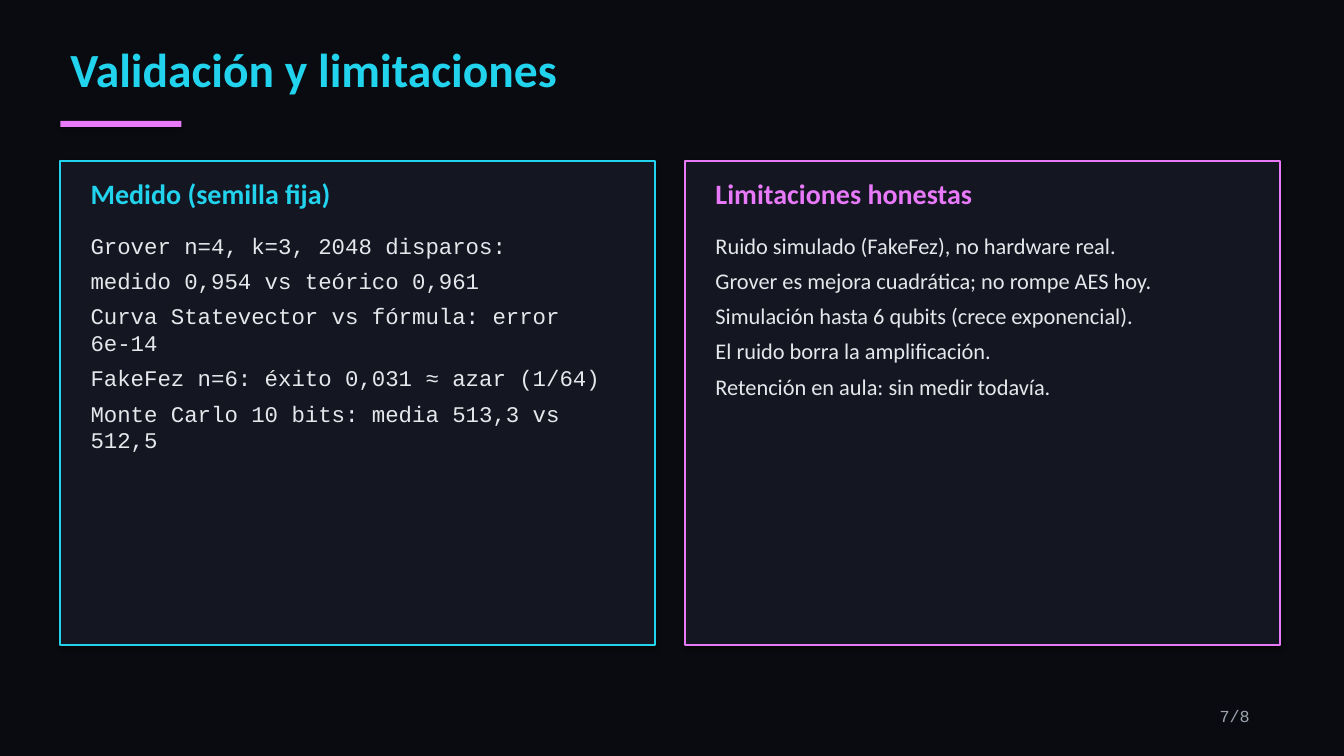
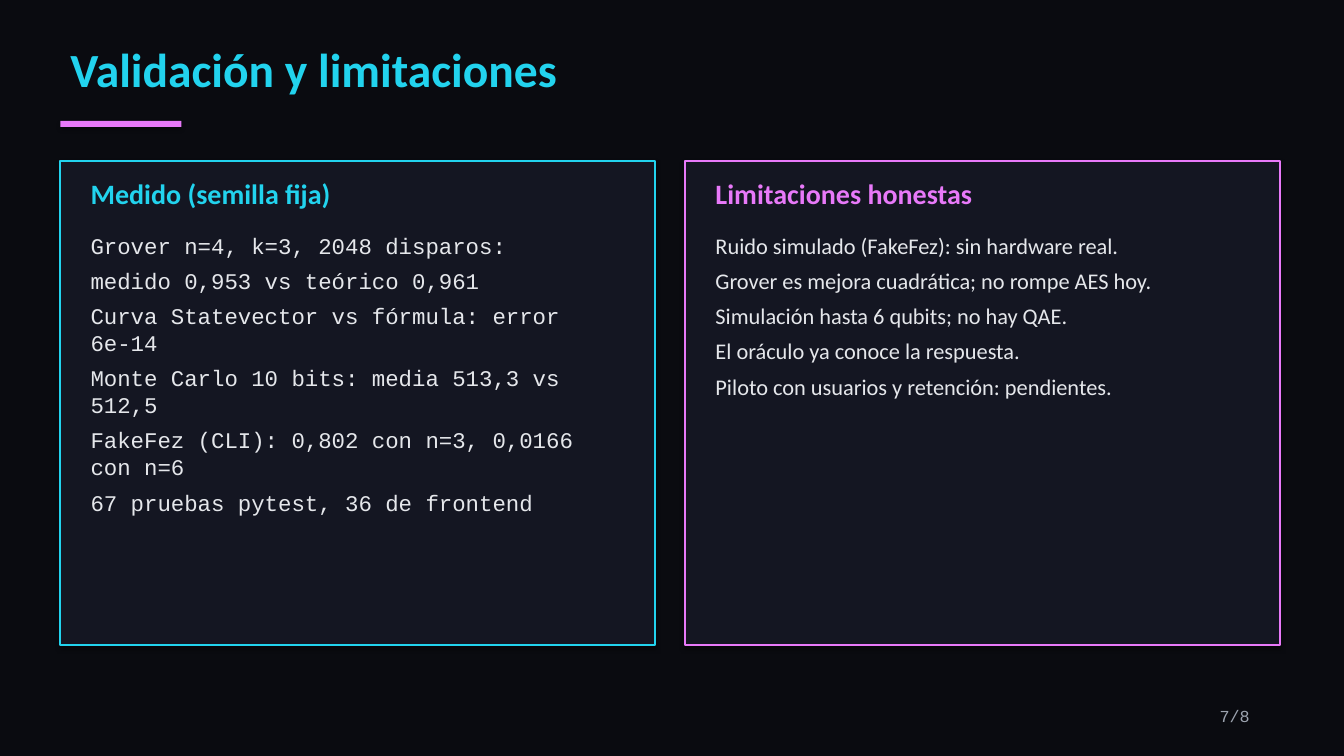
Before and after one commit to LeonardoShande/QubitGuard, a slide deck: slide 7 of pitch/QubitGuard_pitch.pptx. Drawn at 1344x756 pixels with LibreOffice and Linux fonts; fonts in the diff are those of the drawing. Boxes give left, top, right and bottom in pixels: in the first picture for what was removed or moved away, otherwise in the second. Text is boxed around its words. In the diff, an @@ line names an element or a change of style, - is before the commit and + after.

Commit message:
docs: README completo (problema, uso, librerías y funciones, arquitectura, hardware IBM, CasaOS, resultados, referencias) y pitch actualizado

```diff
--- a/pitch/QubitGuard_pitch.pptx
+++ b/pitch/QubitGuard_pitch.pptx
@@ text at (715, 238, 1118, 257): text changed @@
-Ruido simulado (FakeFez), no hardware real.
+Ruido simulado (FakeFez): sin hardware real.
@@ text at (91, 273, 479, 293): text changed @@
-medido 0,954 vs teórico 0,961
+medido 0,953 vs teórico 0,961
@@ text at (715, 308, 1067, 363): text changed @@
-Simulación hasta 6 qubits (crece exponencial).
-El ruido borra la amplificación.
-Retención en aula: sin medir todavía.
+Simulación hasta 6 qubits; no hay QAE.
+El oráculo ya conoce la respuesta.
+Piloto con usuarios y retención: pendientes.
@@ text at (91, 370, 599, 391): paragraph removed @@
-FakeFez n=6: éxito 0,031 ≈ azar (1/64)
@@ text at (91, 432, 573, 516): paragraphs added @@
+FakeFez (CLI): 0,802 con n=3, 0,0166 con n=6
+67 pruebas pytest, 36 de frontend
```
Also in this commit, not shown: 5 other slides changed, 1 slide added, 1 slide removed, 6 other files.
